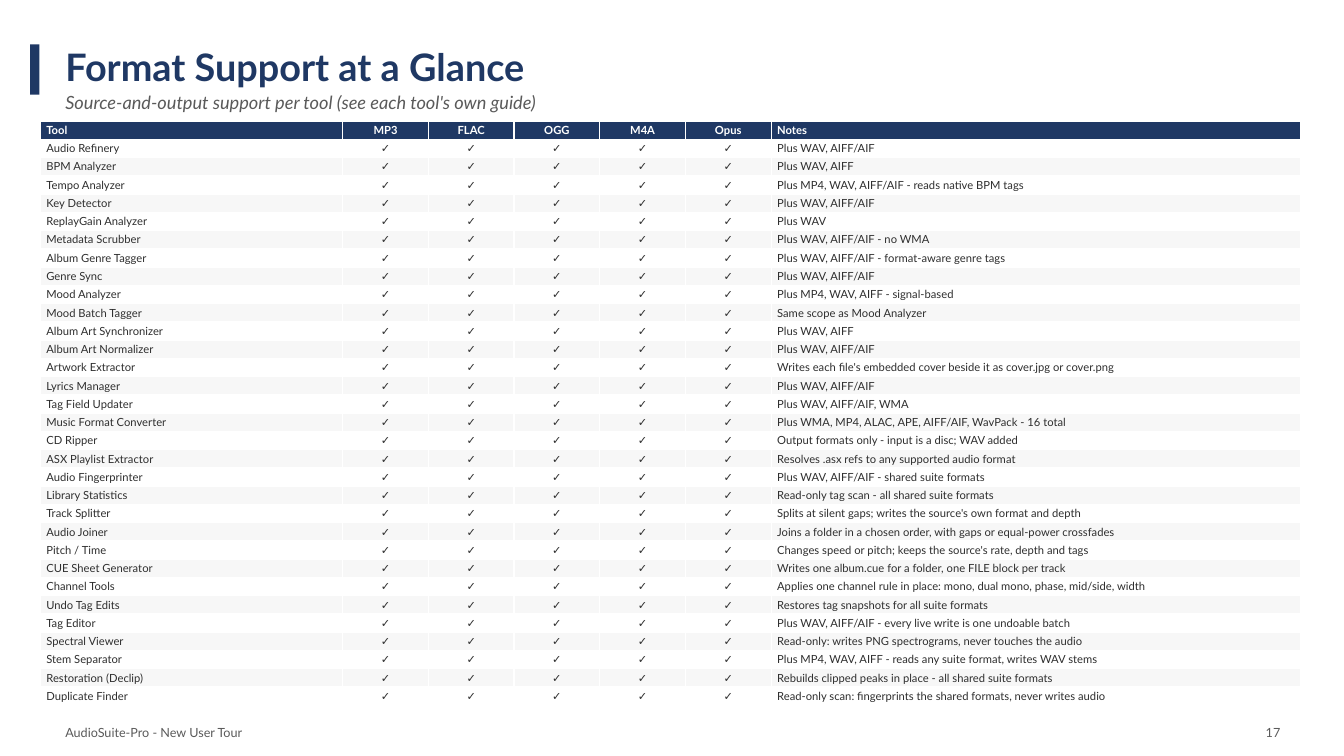
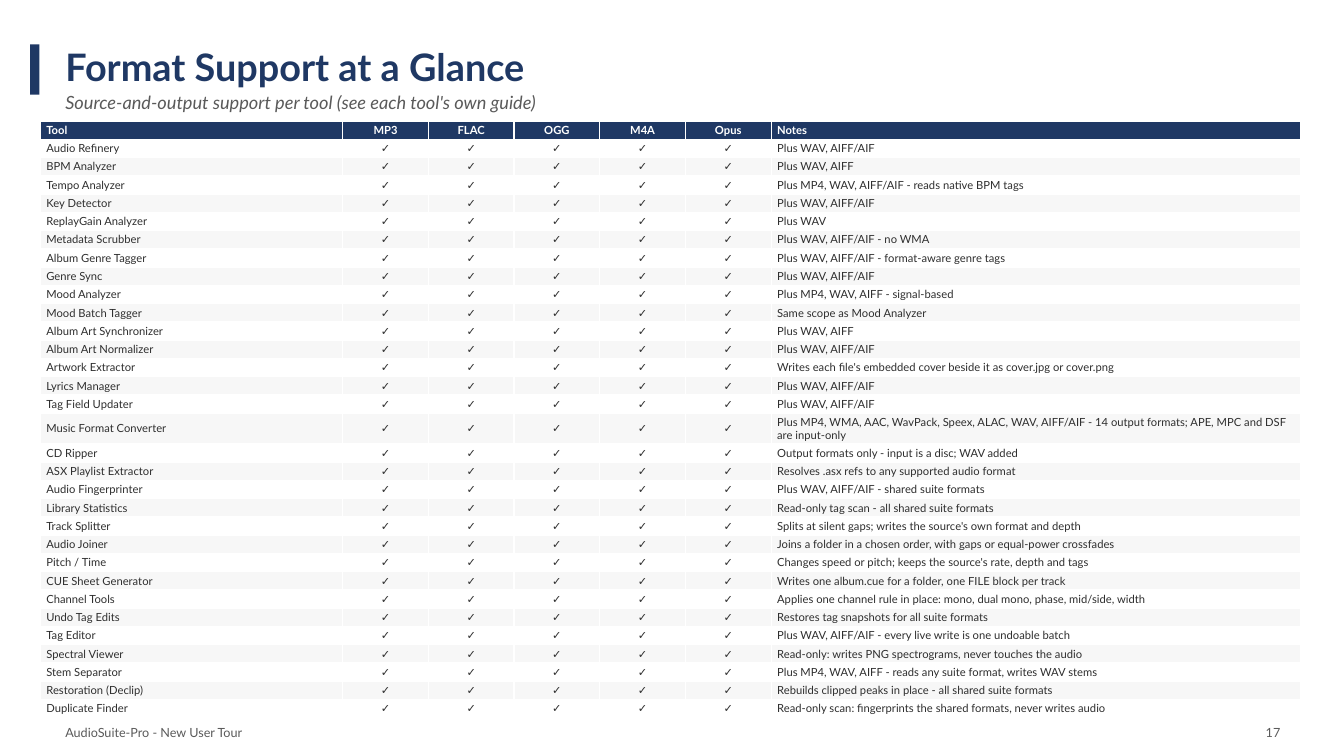
Before and after one commit to wilte01/AudioSuite-Pro, a slide deck: slide 20 of documentation/user_guides/suite_overview/AudioSuite-Pro_New_User_Presentation.pptx. Drawn at 1344x756 pixels with LibreOffice and Linux fonts; fonts in the diff are those of the drawing. Boxes give left, top, right and bottom in pixels: in the first picture for what was removed or moved away, otherwise in the second. Text is boxed around its words. In the diff, an @@ line names an element or a change of style, - is before the commit and + after.

```diff
--- a/documentation/user_guides/suite_overview/AudioSuite-Pro_New_User_Presentation.pptx
+++ b/documentation/user_guides/suite_overview/AudioSuite-Pro_New_User_Presentation.pptx
@@ table at [40,121,1301,718] @@
-row 16, column 7: Plus WAV, AIFF/AIF, WMA
+row 16, column 7: Plus WAV, AIFF/AIF
-row 17, column 7: Plus WMA, MP4, ALAC, APE, AIFF/AIF, WavPack - 16 total
+row 17, column 7: Plus MP4, WMA, AAC, WavPack, Speex, ALAC, WAV, AIFF/AIF - 14 output formats; APE, MPC and DSF are input-only
```
Also in this commit, not shown: 5 other slides changed, 10 other files.
